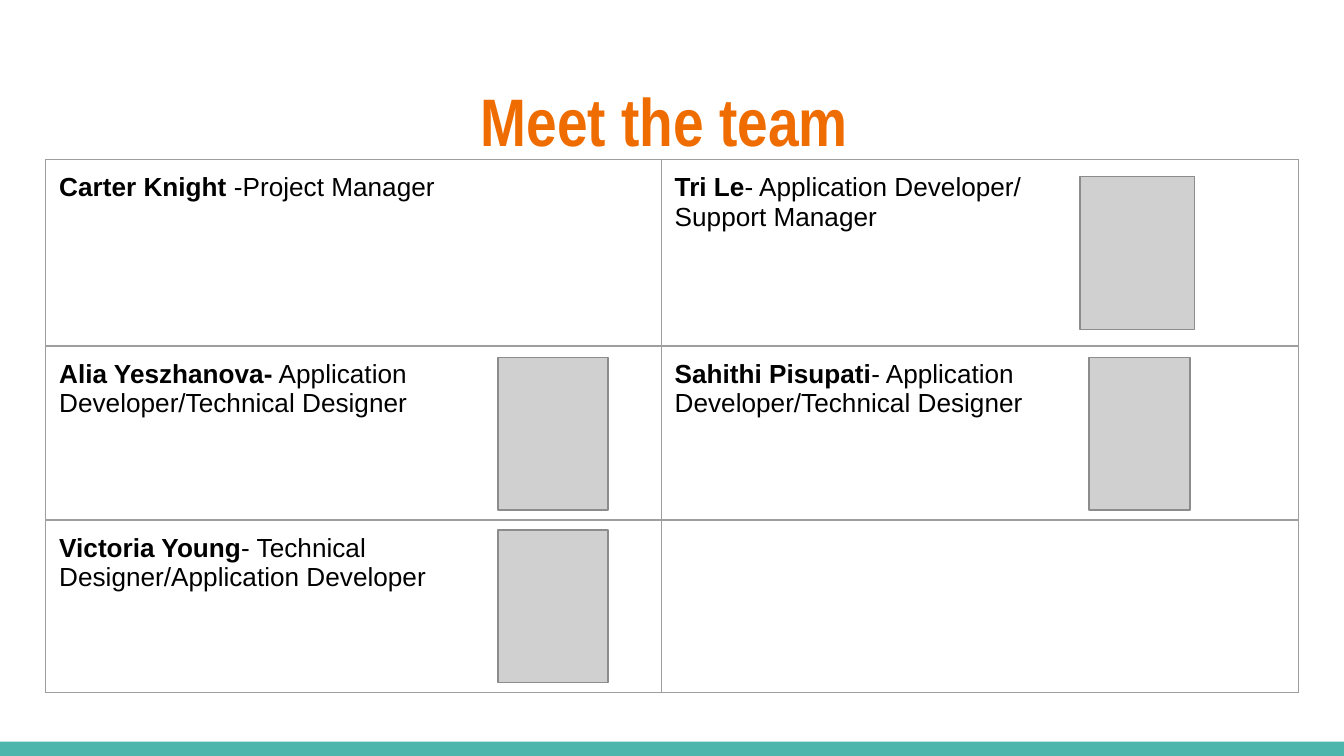
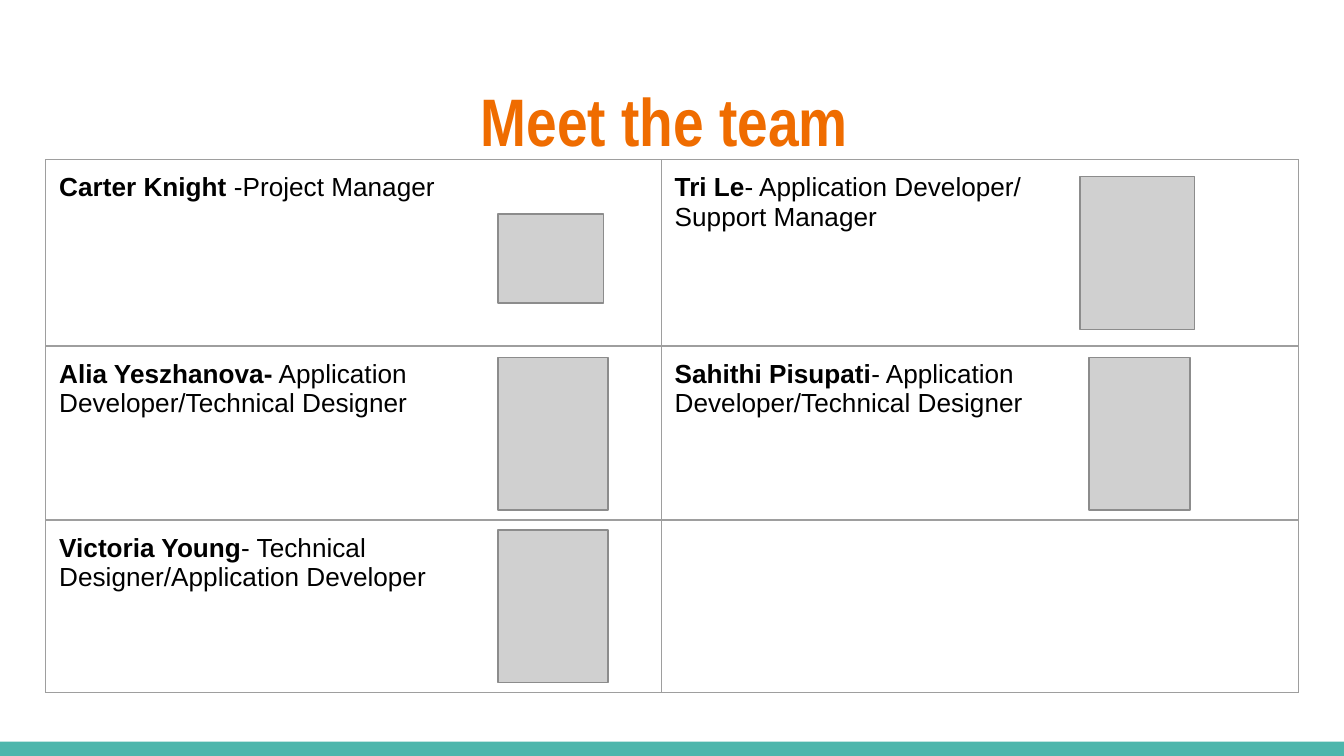
Before and after one commit to sahithip99/DragonFriends, a slide deck: slide 2 of DragonFriends Finished Draft.pptx. Drawn at 1344x756 pixels with LibreOffice and Linux fonts; fonts in the diff are those of the drawing; grey boxes stand for pictures. Boxes give left, top, right and bottom in pixels: in the first picture for what was removed or moved away, otherwise in the second. Text is boxed around its words. In the diff, an @@ line names an element or a change of style, - is before the commit and + after.

Commit message:
Finished Draft

```diff
--- a/DragonFriends Finished Draft.pptx
+++ b/DragonFriends Finished Draft.pptx
@@ table: place and size @@
-table at (46, 160, 1298, 601)
+table at (46, 160, 1298, 692)
@@ picture added at (497, 214, 603, 302) @@
```
Also in this commit, not shown: 1 other slide changed.
